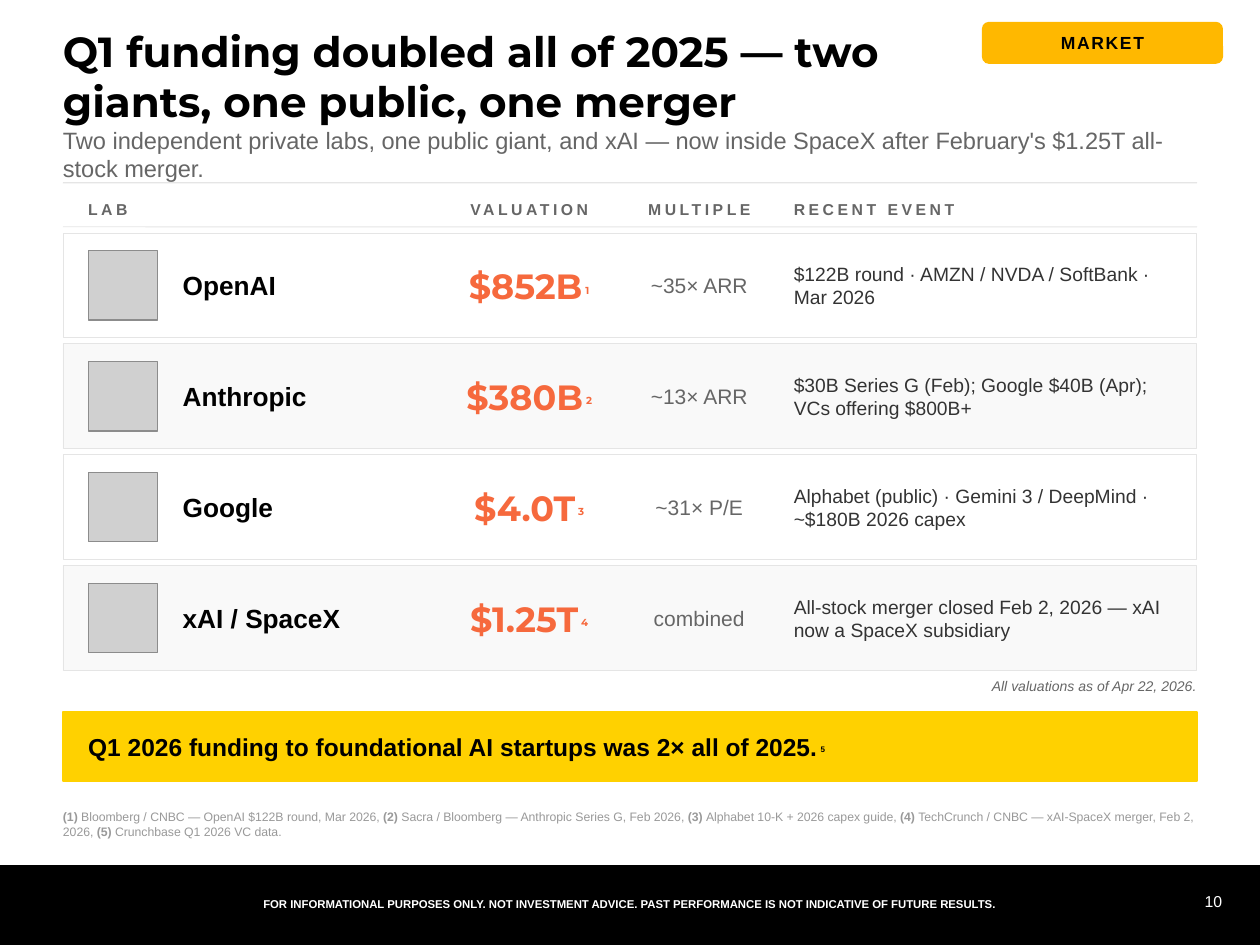
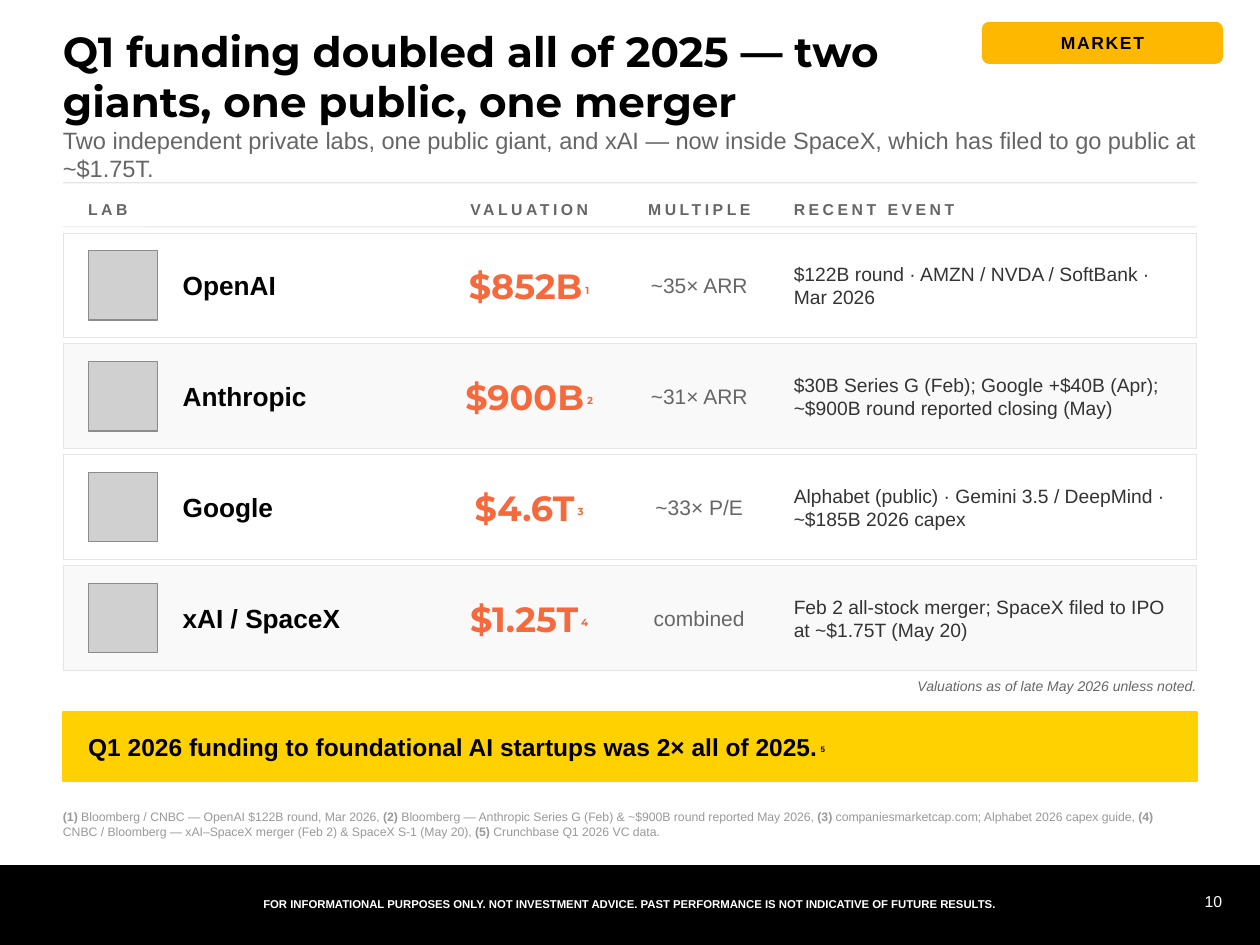
Before and after one commit to samuelcmcclellan-cell/ai-markets-deck, a slide deck: slide 10 of ai-markets-deck.pptx. Drawn at 1260x945 pixels with LibreOffice and Linux fonts; fonts in the diff are those of the drawing; grey boxes stand for pictures. Boxes give left, top, right and bottom in pixels: in the first picture for what was removed or moved away, otherwise in the second. Text is boxed around its words. In the diff, an @@ line names an element or a change of style, - is before the commit and + after.

```diff
--- a/ai-markets-deck.pptx
+++ b/ai-markets-deck.pptx
@@ text at (63,132,1196,179): text changed @@
-Two independent private labs, one public giant, and xAI — now inside SpaceX after February's $1.25T all-stock merger.
+Two independent private labs, one public giant, and xAI — now inside SpaceX, which has filed to go public at ~$1.75T.
@@ text at (465,381,593,414): text changed @@
-$380B 2
+$900B 2
@@ text at (651,389,747,404): text changed @@
-~13× ARR
+~31× ARR
@@ text at (794,377,1158,419): text changed @@
-$30B Series G (Feb); Google $40B (Apr); VCs offering $800B+
+$30B Series G (Feb); Google +$40B (Apr); ~$900B round reported closing (May)
@@ text at (475,492,584,525): text changed @@
-$4.0T 3
+$4.6T 3
@@ text at (655,500,743,515): text changed @@
-~31× P/E
+~33× P/E
@@ text at (794,489,1153,530): text changed @@
-Alphabet (public) · Gemini 3 / DeepMind · ~$180B 2026 capex
+Alphabet (public) · Gemini 3.5 / DeepMind · ~$185B 2026 capex
@@ text at (794,600,1164,641): text changed @@
-All-stock merger closed Feb 2, 2026 — xAI now a SpaceX subsidiary
+Feb 2 all-stock merger; SpaceX filed to IPO at ~$1.75T (May 20)
@@ text at (917,681,1196,694): text changed @@
-All valuations as of Apr 22, 2026.
+Valuations as of late May 2026 unless noted.
@@ text at (63,812,1153,839): text changed @@
-(1) Bloomberg / CNBC — OpenAI $122B round, Mar 2026, (2) Sacra / Bloomberg — Anthropic Series G, Feb 2026, (3) Alphabet 10-K + 2026 capex guide, (4) TechCrunch / CNBC — xAI-SpaceX merger, Feb 2, 2026, (5) Crunchbase Q1 2026 VC data.
+(1) Bloomberg / CNBC — OpenAI $122B round, Mar 2026, (2) Bloomberg — Anthropic Series G (Feb) & ~$900B round reported May 2026, (3) companiesmarketcap.com; Alphabet 2026 capex guide, (4) CNBC / Bloomberg — xAI–SpaceX merger (Feb 2) & SpaceX S-1 (May 20), (5) Crunchbase Q1 2026 VC data.
```
Also in this commit, not shown: 19 other slides changed, 2 slides added, 1 slide removed, 42 other files.
